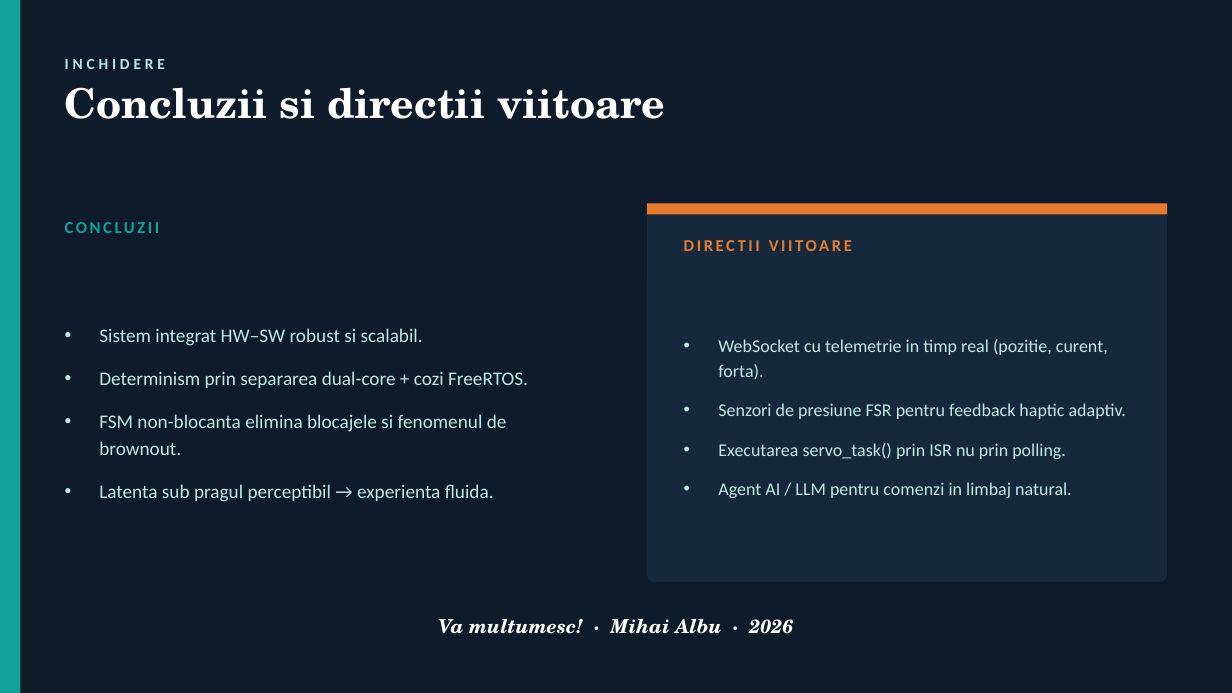
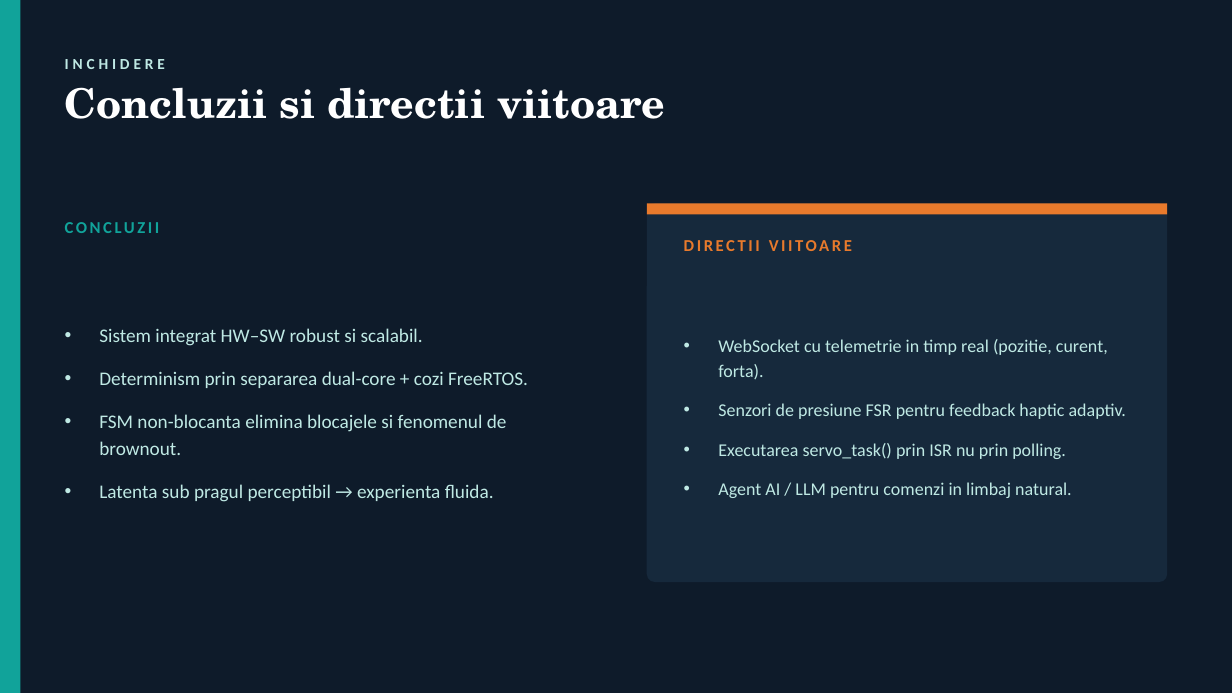
Before and after one commit to miscu123/Web-Controlled-Robotic-IoT-Hand, a slide deck: slide 11 of Prezentare_Mana_Robotica.pptx (slide 10 before the commit). Drawn at 1232x693 pixels with LibreOffice and Linux fonts; fonts in the diff are those of the drawing. Boxes give left, top, right and bottom in pixels: in the first picture for what was removed or moved away, otherwise in the second. Text is boxed around its words. In the diff, an @@ line names an element or a change of style, - is before the commit and + after.

```diff
--- a/Prezentare_Mana_Robotica.pptx
+++ b/Prezentare_Mana_Robotica.pptx
@@ text removed at (438, 619, 793, 634) @@
-Va multumesc! · Mihai Albu · 2026
```
Also in this commit, not shown: 1 other slide changed, 2 slides added.
